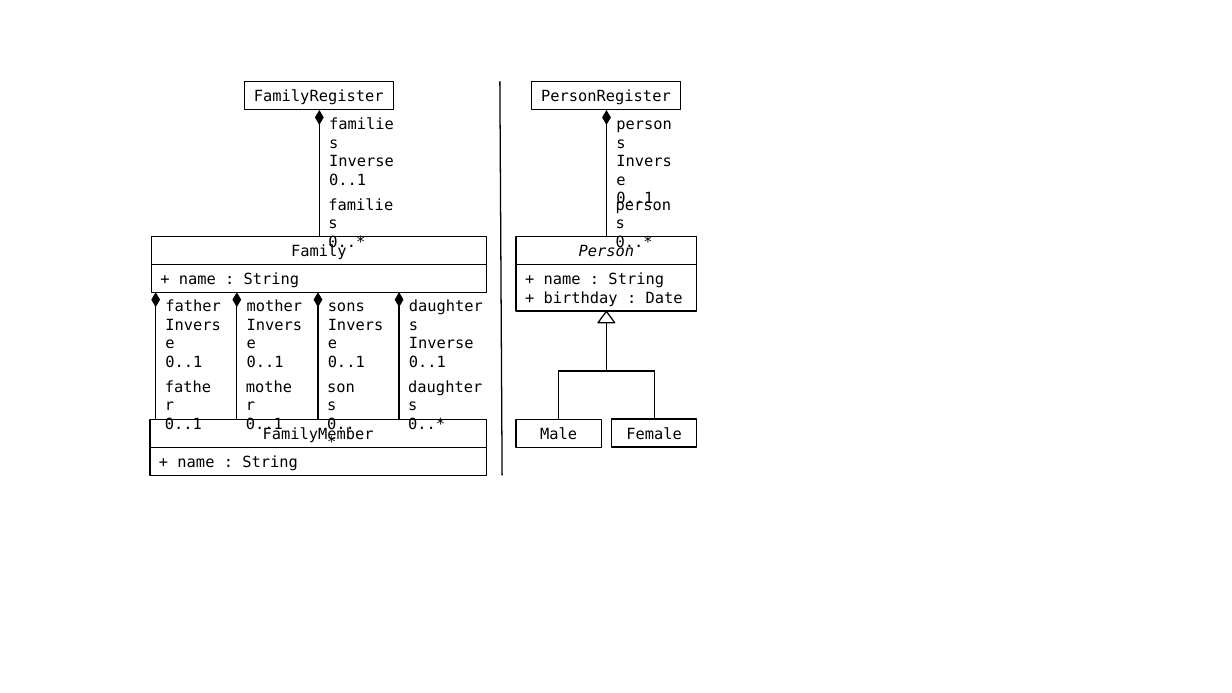
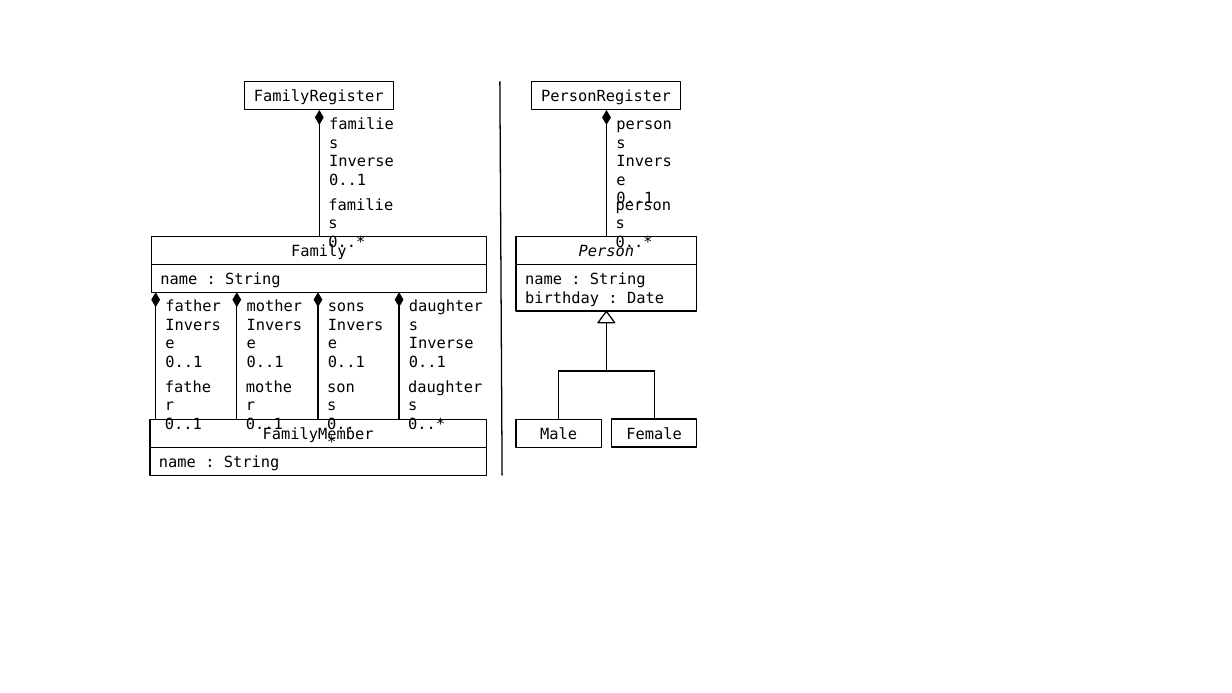
Before and after one commit to anthonyanjorin/BenchmarxSoSymJournalPaper, a slide deck: slide 1 of diagrams/Metamodels.pptx. Drawn at 1232x693 pixels with LibreOffice and Linux fonts; fonts in the diff are those of the drawing. Boxes give left, top, right and bottom in pixels: in the first picture for what was removed or moved away, otherwise in the second. Text is boxed around its words. In the diff, an @@ line names an element or a change of style, - is before the commit and + after.

```diff
--- a/diagrams/Metamodels.pptx
+++ b/diagrams/Metamodels.pptx
@@ text in rectangle at [160, 272, 281, 288]: text changed @@
-+ name : String
+name : String
@@ text in rectangle at [525, 272, 664, 307]: text changed @@
-+ name : String
-+ birthday : Date
+name : String
+birthday : Date
@@ text in rectangle at [159, 455, 280, 471]: text changed @@
-+ name : String
+name : String
```
Also in this commit, not shown: 10 other files.
